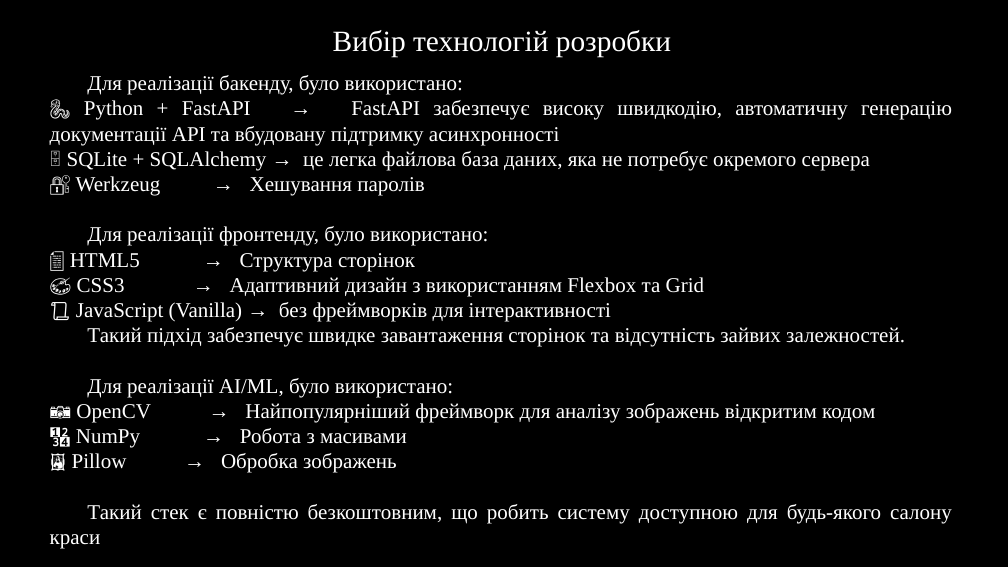
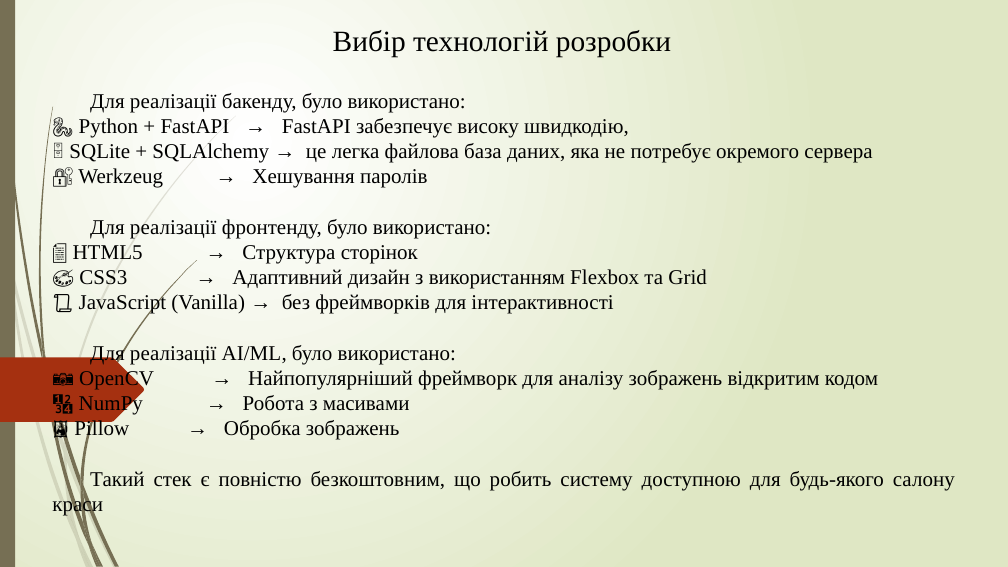
Before and after one commit to NureSheikoAndrii/2026_kkp-project, a slide deck: slide 6 of 2026_Б_ПІ_ПЗПІ-23-7_Шейко_А_О.pptx. Drawn at 1008x567 pixels with LibreOffice and Linux fonts; fonts in the diff are those of the drawing; background and template pictures are left out. Boxes give left, top, right and bottom in pixels: in the first picture for what was removed or moved away, otherwise in the second. Text is boxed around its words. In the diff, an @@ line names an element or a change of style, - is before the commit and + after.

```diff
--- a/2026_Б_ПІ_ПЗПІ-23-7_Шейко_А_О.pptx
+++ b/2026_Б_ПІ_ПЗПІ-23-7_Шейко_А_О.pptx
@@ background #000000 to gradient #FFFFFF to #DFE8C4 @@
@@ rectangle added at (0, 0, 15, 567), fill #766F54 @@
@@ text "Вибір технологій розробки" at (333, 30, 671, 57): text colour #FFFFFF to #000000 @@
@@ text "Для реалізації бакенду, було використано:": place and size @@
-text "Для реалізації бакенду, було використано:" at (50, 75, 952, 549)
+text "Для реалізації бакенду, було використано:" at (52, 93, 955, 516)
@@ text at (52, 93, 955, 516): text colour #FFFFFF to #000000 @@
@@ text at (79, 118, 629, 138): text changed; text colour #FFFFFF to #000000 @@
-🐍 Python + FastAPI → FastAPI забезпечує високу швидкодію, автоматичну генерацію документації API та вбудовану підтримку асинхронності
+🐍 Python + FastAPI → FastAPI забезпечує високу швидкодію,
@@ text at (87, 327, 905, 347): paragraph removed @@
-Такий підхід забезпечує швидке завантаження сторінок та відсутність зайвих залежностей.
@@ freeform shape added at (0, 358, 144, 422), fill #A53010 @@
@@ group added at (0, 116, 236, 567): 10 freeform shapes @@
@@ group added at (2, 0, 197, 567): 12 freeform shapes @@
```
Also in this commit, not shown: 12 other slides changed, 4 slides added, 2 slides removed.
